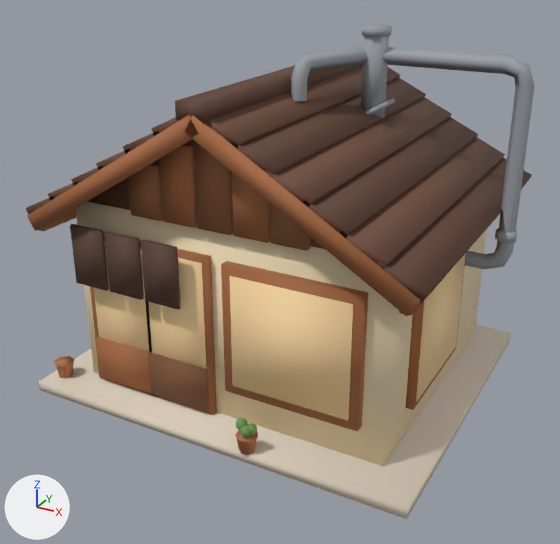
The glTF model src/assets/shops/lod/okonomiyaki.glb, before and after one commit.
Rendered twice from a 50 mm camera at (2.36, -4.49, 2.94) aimed at (0.02, -0.25, 0.82). Lighting does not change. The marker at lower left points along +X, +Y and +Z. The older version comes first. Vertices at exactly the same position are counted once.

The first picture shows 'okonomiyaki'.
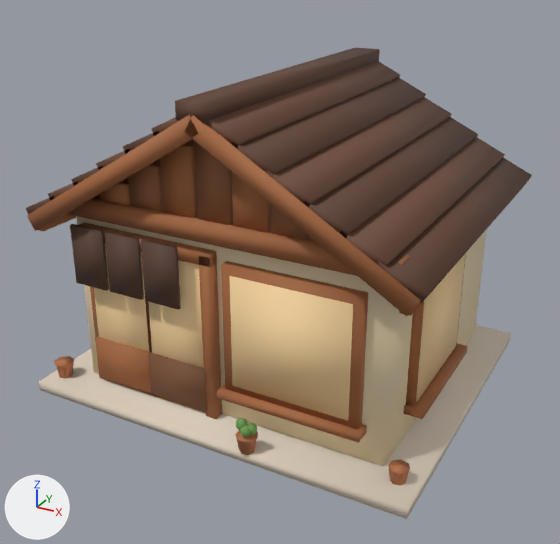
Where the change shows, as pixel boxes [x1, y1, x2, y2] in the pictures (560 x 544 px):
'okonomiyaki', reshaped
    before: [26, 25, 535, 519]
    after: [26, 47, 532, 519]
part 1 of me_cube, added (brown)
    after: [99, 183, 130, 205]
part 2 of me_cube, added (brown)
    after: [67, 195, 410, 276]
part 3 of me_cube, added (brown)
    after: [199, 255, 222, 419]
part 4 of me_cube, added (brown)
    after: [79, 222, 217, 267]
part 5 of me_cube, added (brown)
    after: [217, 385, 367, 443]
part 6 of me_cube, added (brown)
    after: [403, 343, 468, 419]
part 7 of me_cube, added (brown)
    after: [388, 460, 410, 486]
part 8 of me_cube, deleted
    before: [291, 25, 535, 269]

Patch to the scene script:
```diff
--- a/src/assets/shops/lod/okonomiyaki.glb.py
+++ b/src/assets/shops/lod/okonomiyaki.glb.py
@@ me_cube @@
 # used by ob_okonomiyaki; location = (0.0, 0.0, 0.0)
-me_cube.from_pydata(...)  # 530 vertices, 844 faces; spans x -1.35..1.45, y -1.27..1.17, z 0.0..2.38
+me_cube.from_pydata(...)  # 501 vertices, 778 faces; spans x -1.35..1.35, y -1.27..1.17, z 0.0..2.12
+# me_cube part 1: a new loose piece, a box spanning x -0.846..-0.621, y -1.0..-0.96, z 1.35..1.53, in mat_shop
+# me_cube part 2: a new loose piece, a box spanning x -1.16..1.16, y -1.05..-0.93, z 1.29..1.41, in mat_shop
+# me_cube part 3: a new loose piece, a box spanning x -0.1..-0.02, y -1.02..-0.92, z 0.07..1.19, in mat_shop
+# me_cube part 4: a new loose piece, a box spanning x -1.04..-0.02, y -1.02..-0.92, z 1.13..1.21, in mat_shop
+# me_cube part 5: a new loose piece, a box spanning x 0.02..0.98, y -1.06..-0.94, z 0.265..0.315, in mat_shop
+# me_cube part 6: a new loose piece, a box spanning x 1.1..1.22, y -0.66..0.26, z 0.265..0.315, in mat_shop
+# me_cube part 7: the loose piece of 21 vertices spanning x 0.26..0.39, y -1.27..-1.13, z 0.07..0.18 is copied, and the copy is moved by (0.9, 0.17, -0.01); it spans x 1.16..1.28, y -1.09..-0.97, z 0.07..0.17
+# me_cube part 8: 6 loose pieces with 106 vertices, spanning x 0.12..1.45, y -0.36..0.42, z 0.88..2.38, are deleted
+# other edits to the shape of me_cube do not show in these pictures
 me_cube.materials.append(mat_shop)
```
